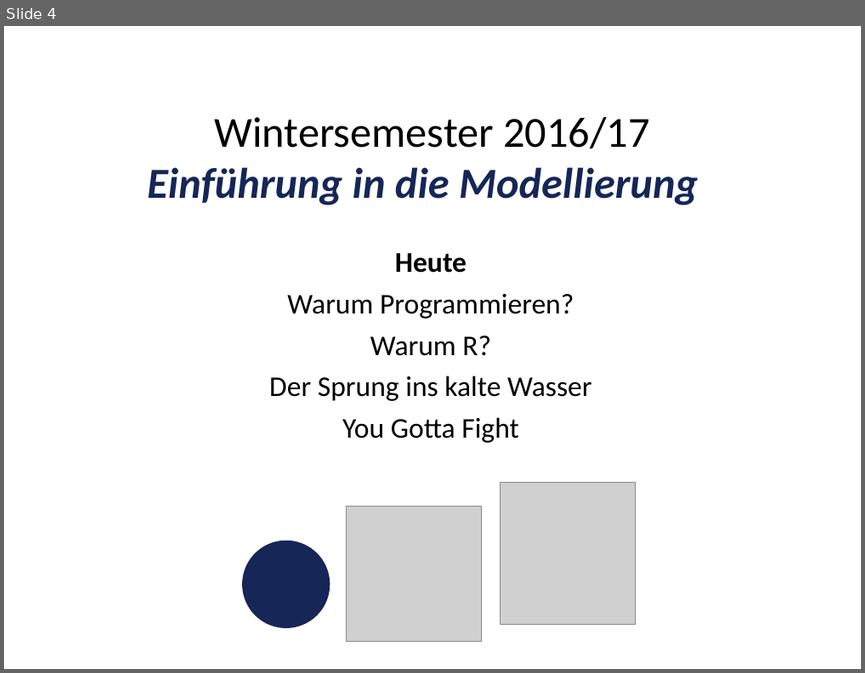
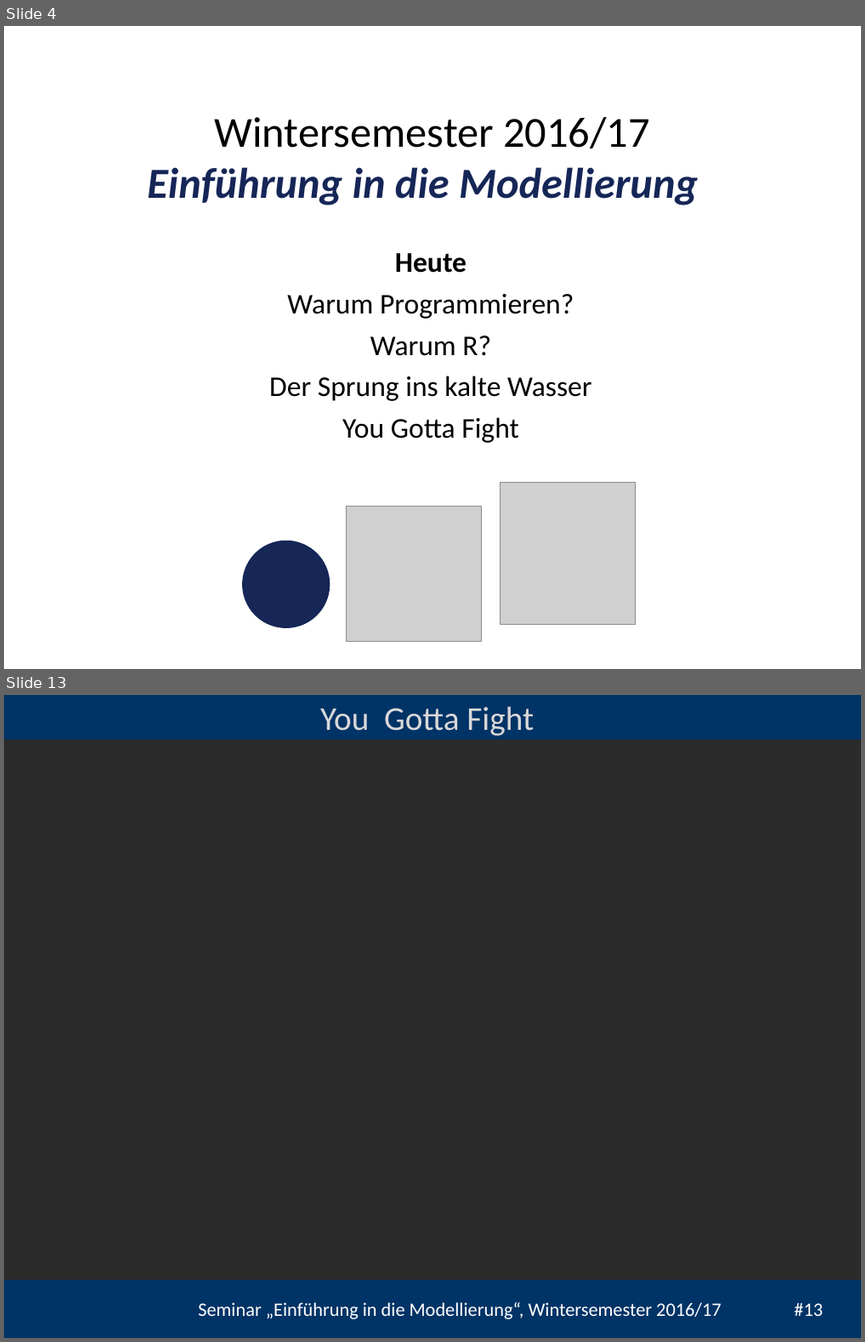
Before and after one commit to heistermann/Einf_Modellierung, a slide deck: Termin_1/folien/UebungModellierung#1.pptx. Shown one above the other, each under a label of ours: slide 4 before the commit, slides 4 and 13 after it; the slides between them are not shown. The pictures are 865x673 and 865x1342 pixels, drawn with LibreOffice and Linux fonts; fonts in the diff are those of the drawing; grey boxes stand for pictures; background and template pictures are left out; a plain dark background stands for a picture behind light text. Boxes give left, top, right and bottom in pixels: in the first picture for what was removed or moved away, otherwise in the second. Text is boxed around its words. In the diff, an @@ line names an element or a change of style, - is before the commit and + after.

```diff
--- a/Termin_1/folien/UebungModellierung#1.pptx
+++ b/Termin_1/folien/UebungModellierung#1.pptx
@@ slide 13 added at box(4, 695, 861, 1338), background picture (left out) @@
@@ rectangle added at box(4, 695, 861, 739), fill #003366 @@
@@ text added at box(320, 706, 534, 736), 28 pt, text #D9D9D9 @@
+You Gotta Fight
@@ rectangle added at box(4, 1279, 861, 1338), fill #003366 @@
@@ text added at box(198, 1302, 823, 1319), 16 pt, text #FFFFFF @@
+Seminar „Einführung in die Modellierung“, Wintersemester 2016/17 #13
```
Also in this commit, not shown: 10 slides changed.
